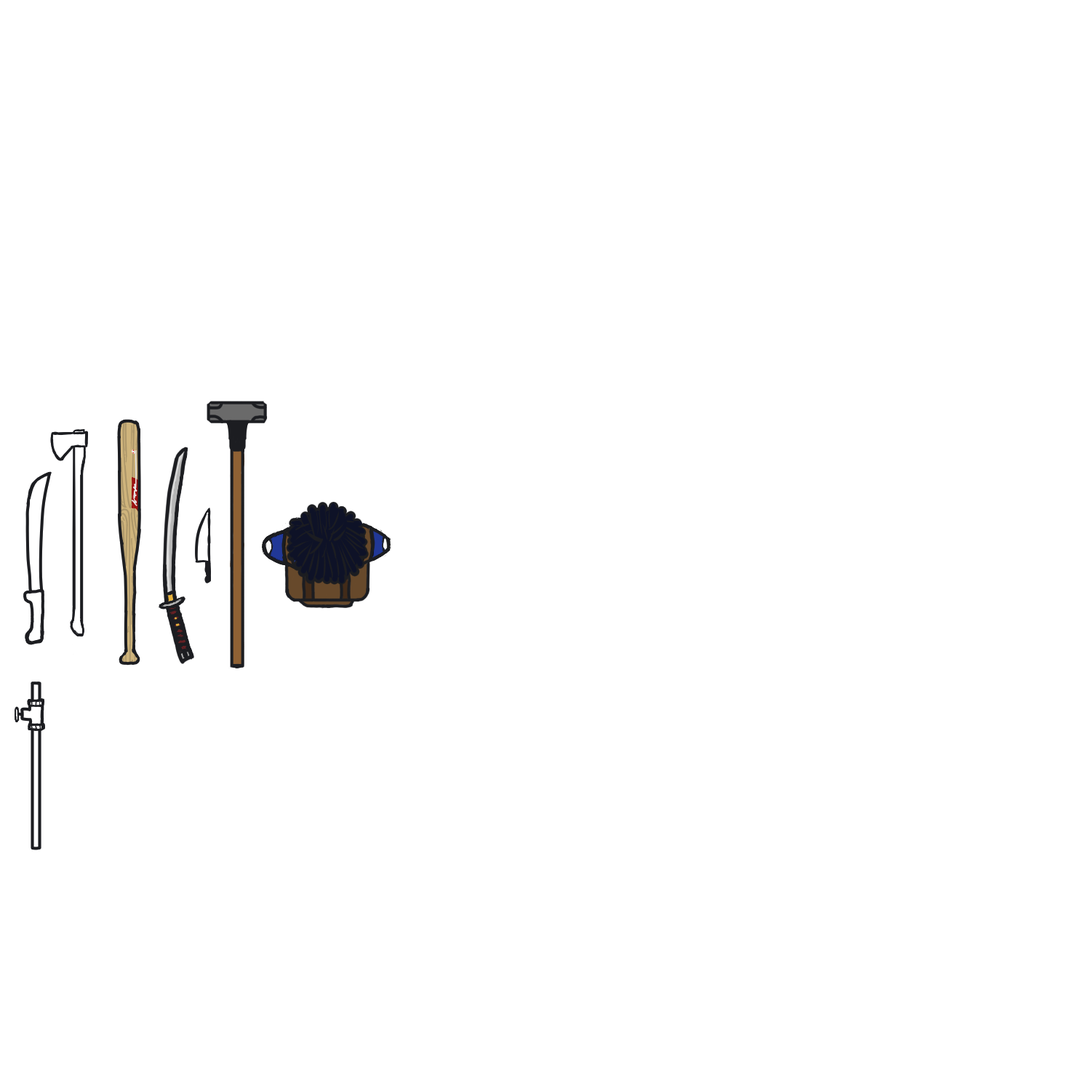
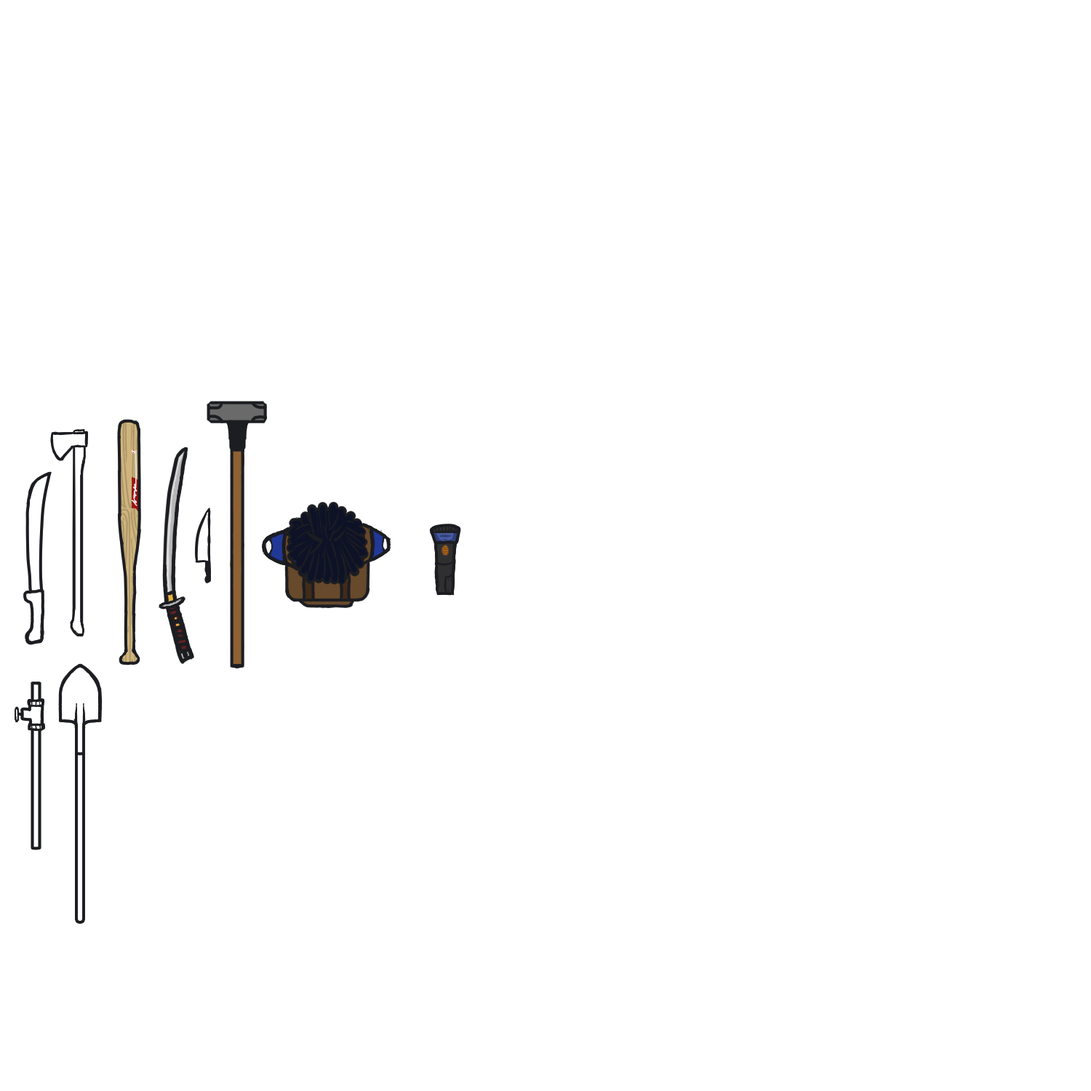
Before/after of a (1091, 1091) layered artwork. What changed in the layer stack:
added layer "Paint Layer 14" in group "Items" over [58, 523, 462, 925]
added layer "Paint Layer 15" in group "Items" over [58, 523, 462, 925]
added layer "Shovel" in group "Items" over [58, 621, 103, 925]
painted on "Pipe" over [58, 523, 462, 925]
painted on "Axe" over [58, 621, 102, 702]
